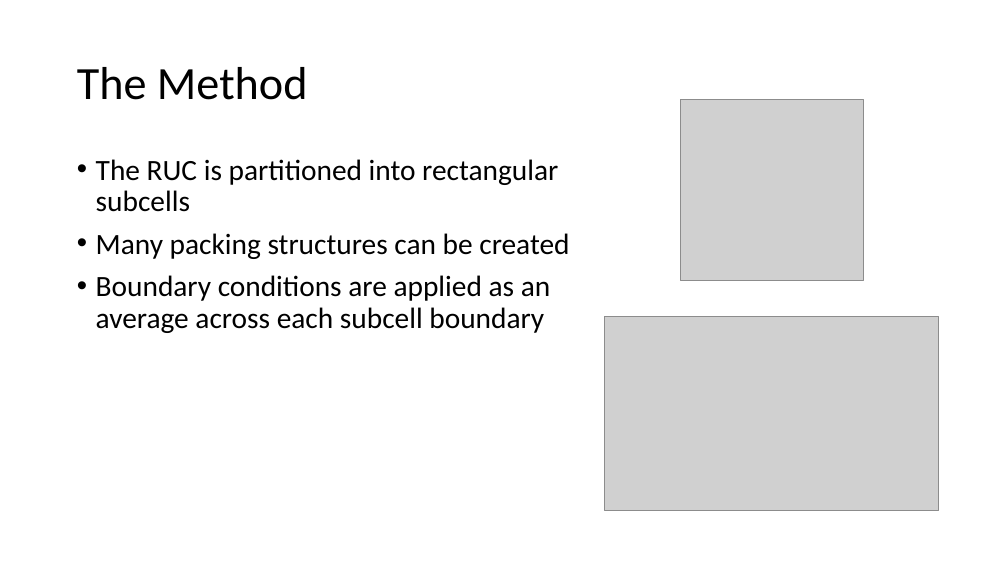
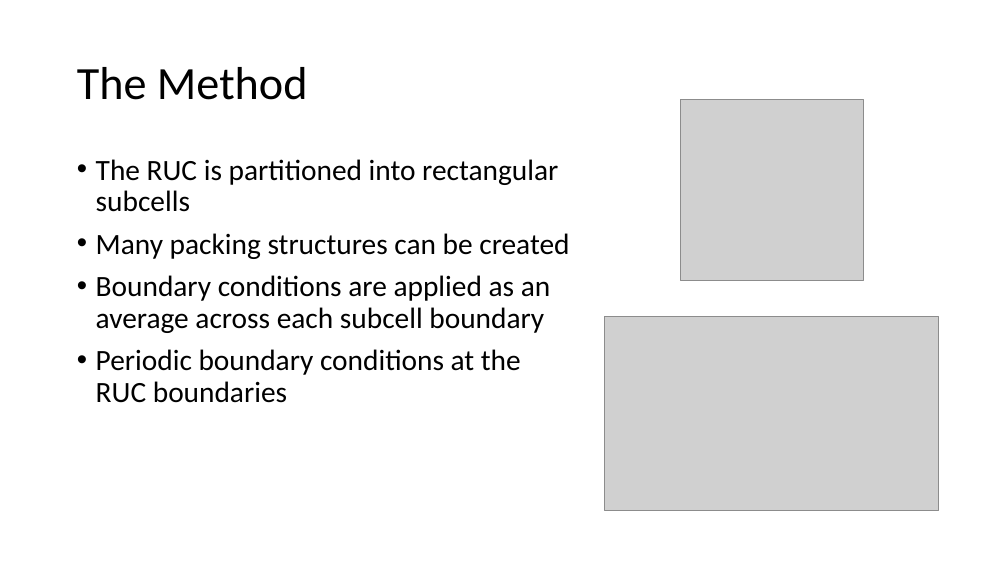
Before and after one commit to nahernz/Method_of_Cells, a slide deck: slide 3 of Generalized Method of Cells (08-01-2014).pptx. Drawn at 1008x567 pixels with LibreOffice and Linux fonts; fonts in the diff are those of the drawing; grey boxes stand for pictures. Boxes give left, top, right and bottom in pixels: in the first picture for what was removed or moved away, otherwise in the second. Text is boxed around its words. In the diff, an @@ line names an element or a change of style, - is before the commit and + after.

```diff
--- a/Generalized Method of Cells (08-01-2014).pptx
+++ b/Generalized Method of Cells (08-01-2014).pptx
@@ text at bbox=[96, 349, 521, 403]: paragraph added @@
+• Periodic boundary conditions at the RUC boundaries
```
Also in this commit, not shown: 3 slides added, 10 other files.
